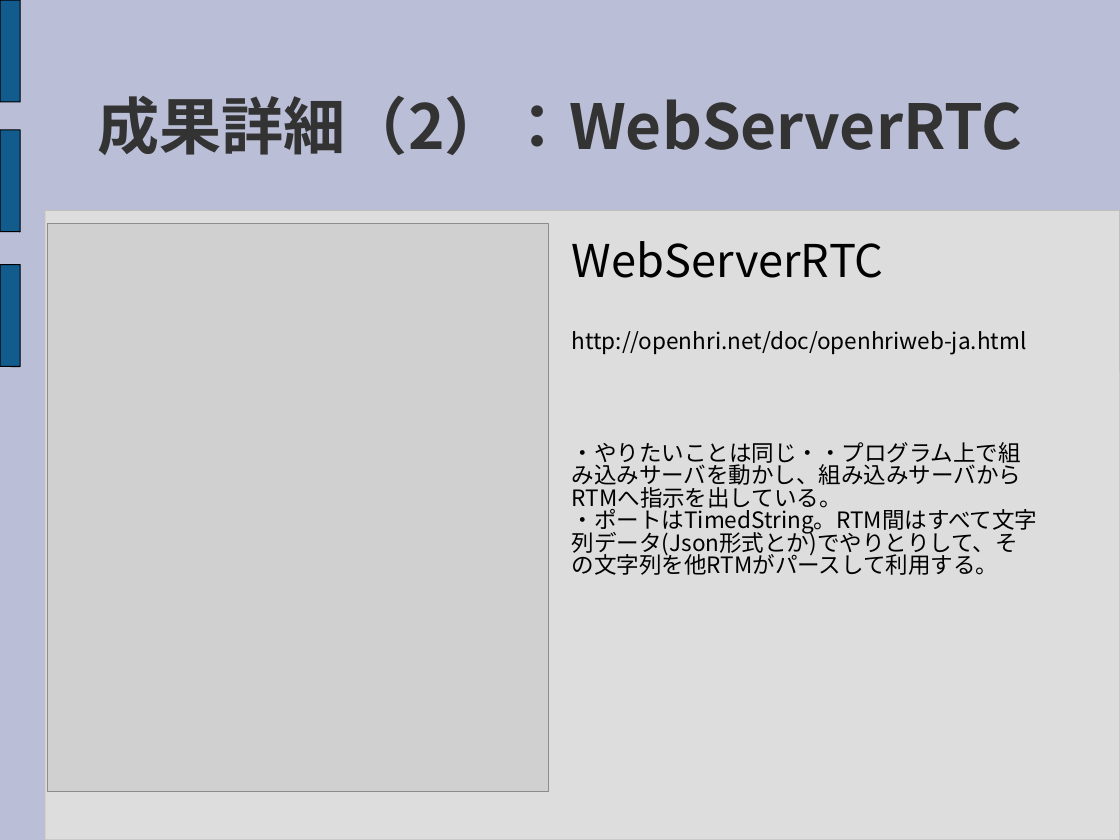
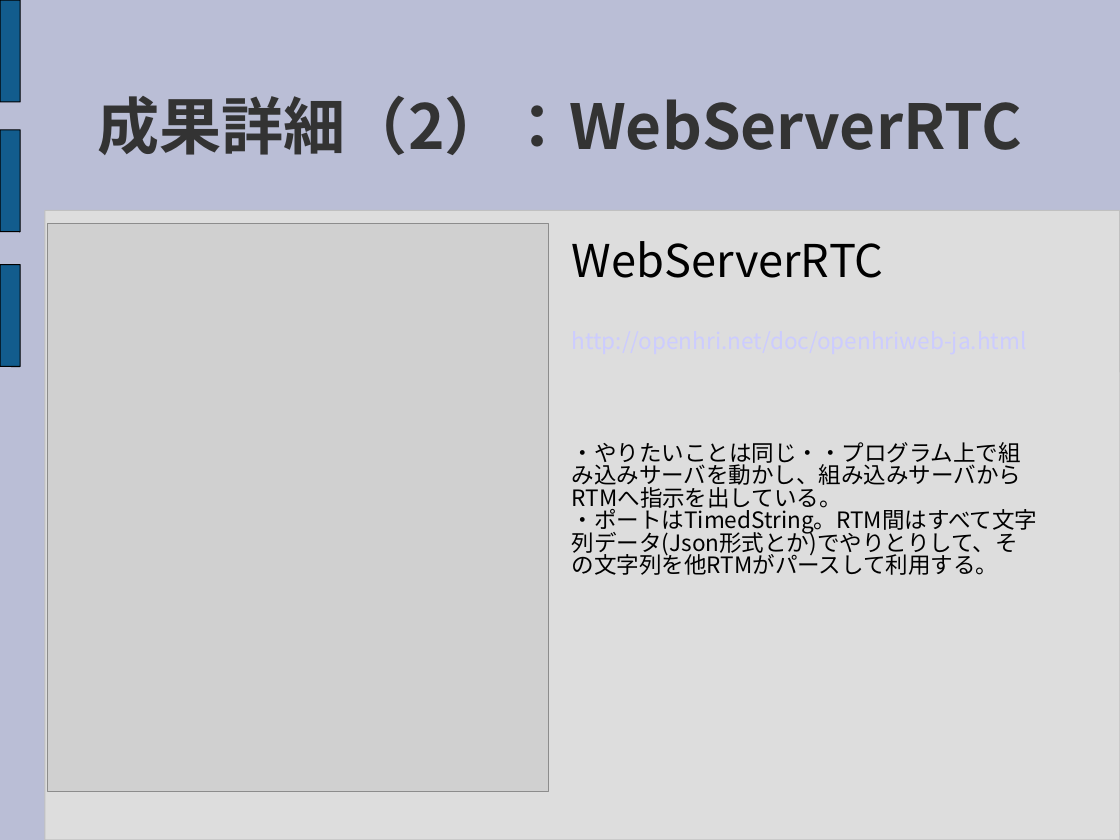
Before and after one commit to sec-d04/RTMWeb, a slide deck: slide 9 of Document/Presentation/RTMWeb_ResearchPresentation.ppt. Drawn at 1120x840 pixels with LibreOffice and Linux fonts; fonts in the diff are those of the drawing; grey boxes stand for pictures. Boxes give left, top, right and bottom in pixels: in the first picture for what was removed or moved away, otherwise in the second. Text is boxed around its words. In the diff, an @@ line names an element or a change of style, - is before the commit and + after.

```diff
--- a/Document/Presentation/RTMWeb_ResearchPresentation.ppt
+++ b/Document/Presentation/RTMWeb_ResearchPresentation.ppt
@@ text "WebServerRTC" at (572, 241, 1038, 575): text colour #000000 to #CCCCFF in "http://openhri.net/doc/openhriweb-ja.html" @@
```
Also in this commit, not shown: 9 other slides changed.
